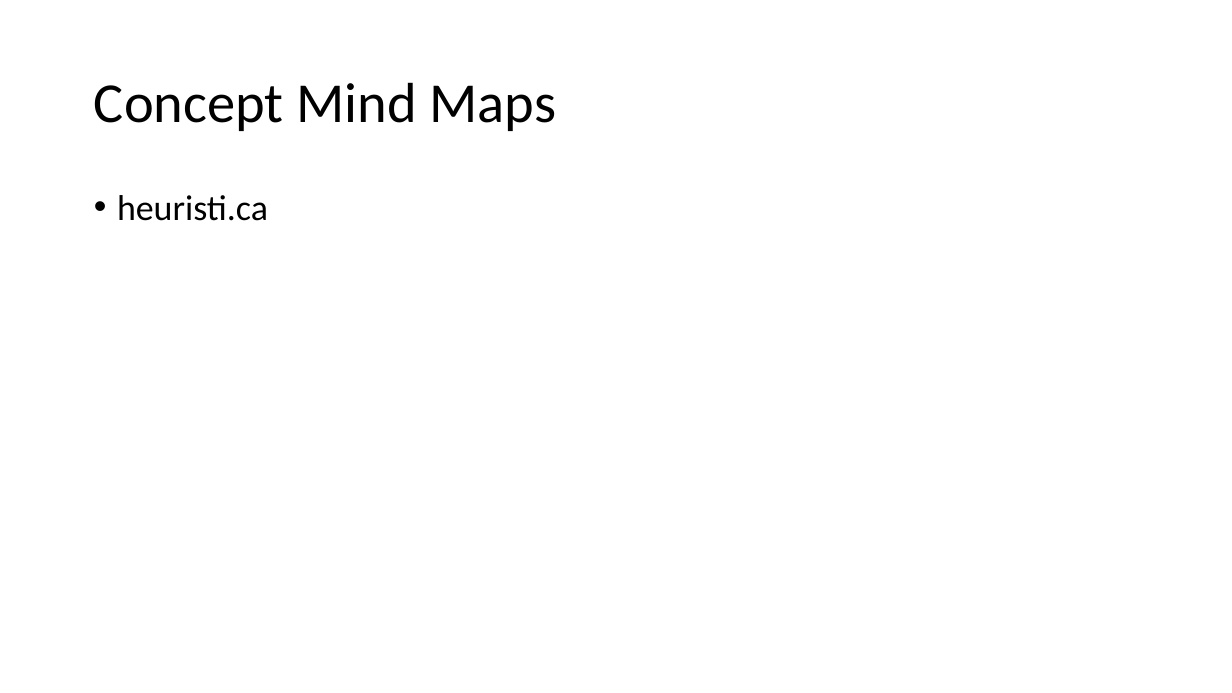
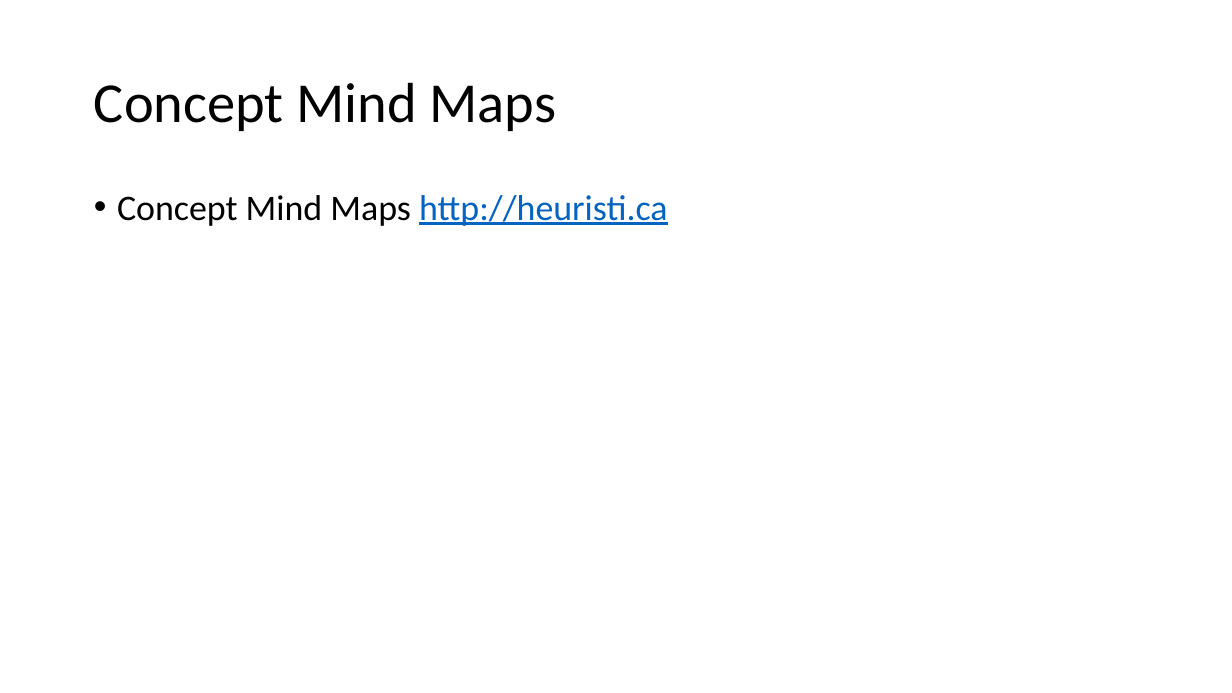
Before and after one commit to motazsaad/NLP-Theresa, a slide deck: slide 4 of slides/LLMs/08 Tools.pptx. Drawn at 1232x693 pixels with LibreOffice and Linux fonts; fonts in the diff are those of the drawing. Boxes give left, top, right and bottom in pixels: in the first picture for what was removed or moved away, otherwise in the second. Text is boxed around its words. In the diff, an @@ line names an element or a change of style, - is before the commit and + after.

```diff
--- a/slides/LLMs/08 Tools.pptx
+++ b/slides/LLMs/08 Tools.pptx
@@ text at [117,195,667,226]: text changed; text colour #000000 to #0563C1 @@
-• heuristi.ca
+• Concept Mind Maps http://heuristi.ca
```
Also in this commit, not shown: 5 other slides changed, 1 slide removed, 1 other file.
